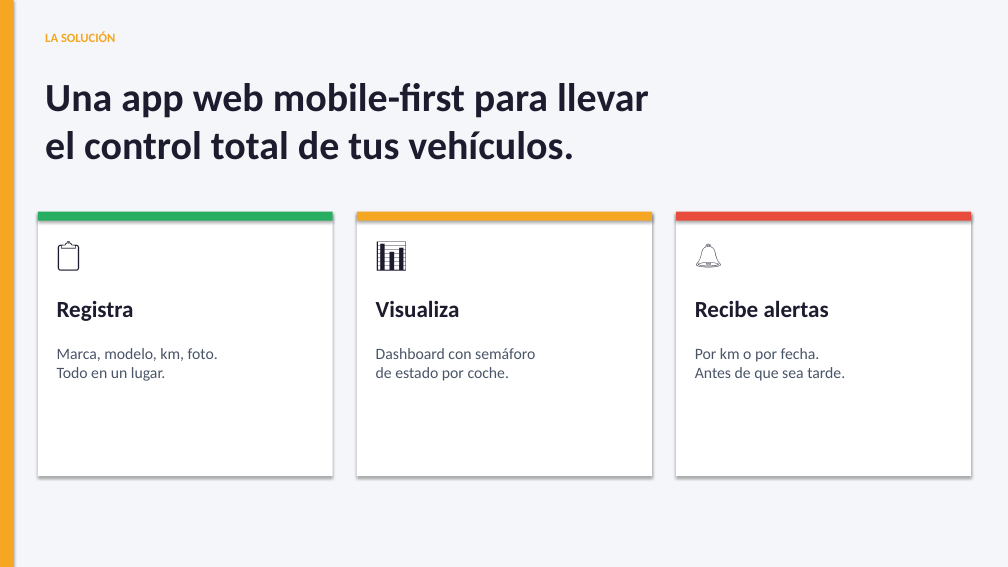
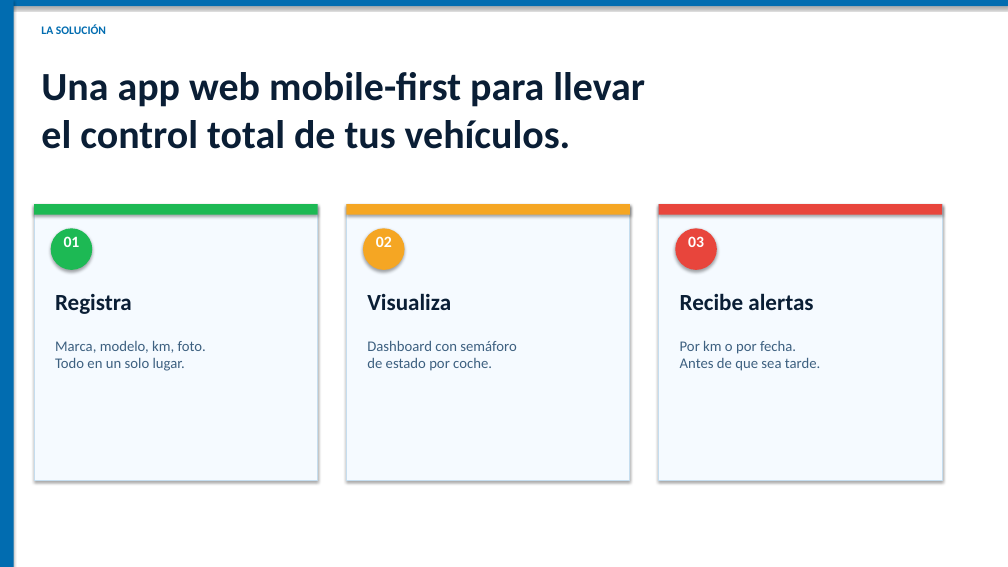
Before and after one commit to dcuencag/car-tracker, a slide deck: slide 3 of PitStop_ElevatorPitch.pptx. Drawn at 1008x567 pixels with LibreOffice and Linux fonts; fonts in the diff are those of the drawing. Boxes give left, top, right and bottom in pixels: in the first picture for what was removed or moved away, otherwise in the second. Text is boxed around its words. In the diff, an @@ line names an element or a change of style, - is before the commit and + after.

```diff
--- a/PitStop_ElevatorPitch.pptx
+++ b/PitStop_ElevatorPitch.pptx
@@ background #F4F6F9 to #FFFFFF @@
@@ rectangle at <box>0,0,14,567</box>: fill #F5A623 to #016CB0 @@
@@ rectangle added at <box>0,0,1008,6</box>, fill #016CB0 @@
@@ text "LA SOLUCIÓN": place and size @@
-text "LA SOLUCIÓN" at <box>45,32,116,42</box>
+text "LA SOLUCIÓN" at <box>41,24,106,34</box>
@@ text "LA SOLUCIÓN" at <box>41,24,106,34</box>: size 12 to 11 pt, text colour #F5A623 to #016CB0 @@
@@ text "Una app web mobile-first para ...": place and size @@
-text "Una app web mobile-first para ..." at <box>45,83,649,160</box>
+text "Una app web mobile-first para ..." at <box>41,72,645,149</box>
@@ rectangle: place and size @@
-rectangle at <box>38,212,333,476</box>
+rectangle at <box>34,204,318,480</box>
@@ rectangle: place and size @@
-rectangle at <box>38,212,333,221</box>
+rectangle at <box>34,204,318,215</box>
@@ rectangle at <box>34,204,318,215</box>: fill #27AE60 to #1DB954 @@
@@ rectangle: place and size @@
-rectangle at <box>357,212,652,221</box>
+rectangle at <box>346,204,630,215</box>
@@ rectangle: place and size @@
-rectangle at <box>357,212,652,476</box>
+rectangle at <box>346,204,630,480</box>
@@ fill #FFFFFF to #F5FAFF; outline none to #C5DDEF 1 pt in 3 elements at <box>34,204,318,480</box>, <box>346,204,630,480</box>, <box>659,204,942,480</box> @@
@@ rectangle: place and size @@
-rectangle at <box>676,212,971,476</box>
+rectangle at <box>659,204,942,480</box>
@@ rectangle: place and size @@
-rectangle at <box>676,212,971,221</box>
+rectangle at <box>659,204,942,215</box>
@@ rectangle at <box>659,204,942,215</box>: fill #E74C3C to #E8453C @@
@@ text removed at <box>49,231,125,284</box> @@
-📋
@@ ellipse added at <box>51,228,92,270</box>, fill #1DB954 @@
@@ text added at <box>64,236,80,247</box>, 15 pt, text #FFFFFF, bold @@
+01
@@ ellipse added at <box>363,228,405,270</box>, fill #F5A623 @@
@@ text removed at <box>368,231,444,284</box> @@
-📊
@@ text added at <box>376,236,392,247</box>, 15 pt, text #FFFFFF, bold @@
+02
@@ ellipse added at <box>675,228,717,270</box>, fill #E8453C @@
@@ text removed at <box>687,231,763,284</box> @@
-🔔
@@ text added at <box>688,236,704,247</box>, 15 pt, text #FFFFFF, bold @@
+03
@@ text "Registra": place and size @@
-text "Registra" at <box>57,301,134,321</box>
+text "Registra" at <box>55,294,132,314</box>
@@ text "Visualiza": place and size @@
-text "Visualiza" at <box>376,300,460,317</box>
+text "Visualiza" at <box>367,293,451,310</box>
@@ text colour #1C1C2E to #0A1E35 in 4 elements at <box>41,72,645,149</box>, <box>55,294,132,314</box>, <box>367,293,451,310</box>, <box>680,293,813,310</box> @@
@@ text "Recibe alertas": place and size @@
-text "Recibe alertas" at <box>695,300,829,317</box>
+text "Recibe alertas" at <box>680,293,813,310</box>
@@ text at <box>55,340,206,371</box>: text changed; size 15 to 14 pt; text colour #4A5568 to #3D6080 @@
-Marca, modelo, km, foto.
-Todo en un lugar.
+Marca, modelo, km, foto.
+Todo en un solo lugar.
@@ text "Dashboard con semáforo de estado ...": place and size @@
-text "Dashboard con semáforo de estado ..." at <box>376,348,535,381</box>
+text "Dashboard con semáforo de estado ..." at <box>367,340,516,371</box>
@@ text "Dashboard con semáforo de estado ..." at <box>367,340,516,371</box>: size 15 to 14 pt, text colour #4A5568 to #3D6080 @@
@@ text "Por km o por fecha. ..." at <box>680,340,821,371</box>: size 15 to 14 pt, text colour #4A5568 to #3D6080 @@
@@ text "Por km o por fecha. ...": place and size @@
-text "Por km o por fecha. ..." at <box>695,348,845,381</box>
+text "Por km o por fecha. ..." at <box>680,340,821,371</box>
```
Also in this commit, not shown: 4 other slides changed, 21 other files.
